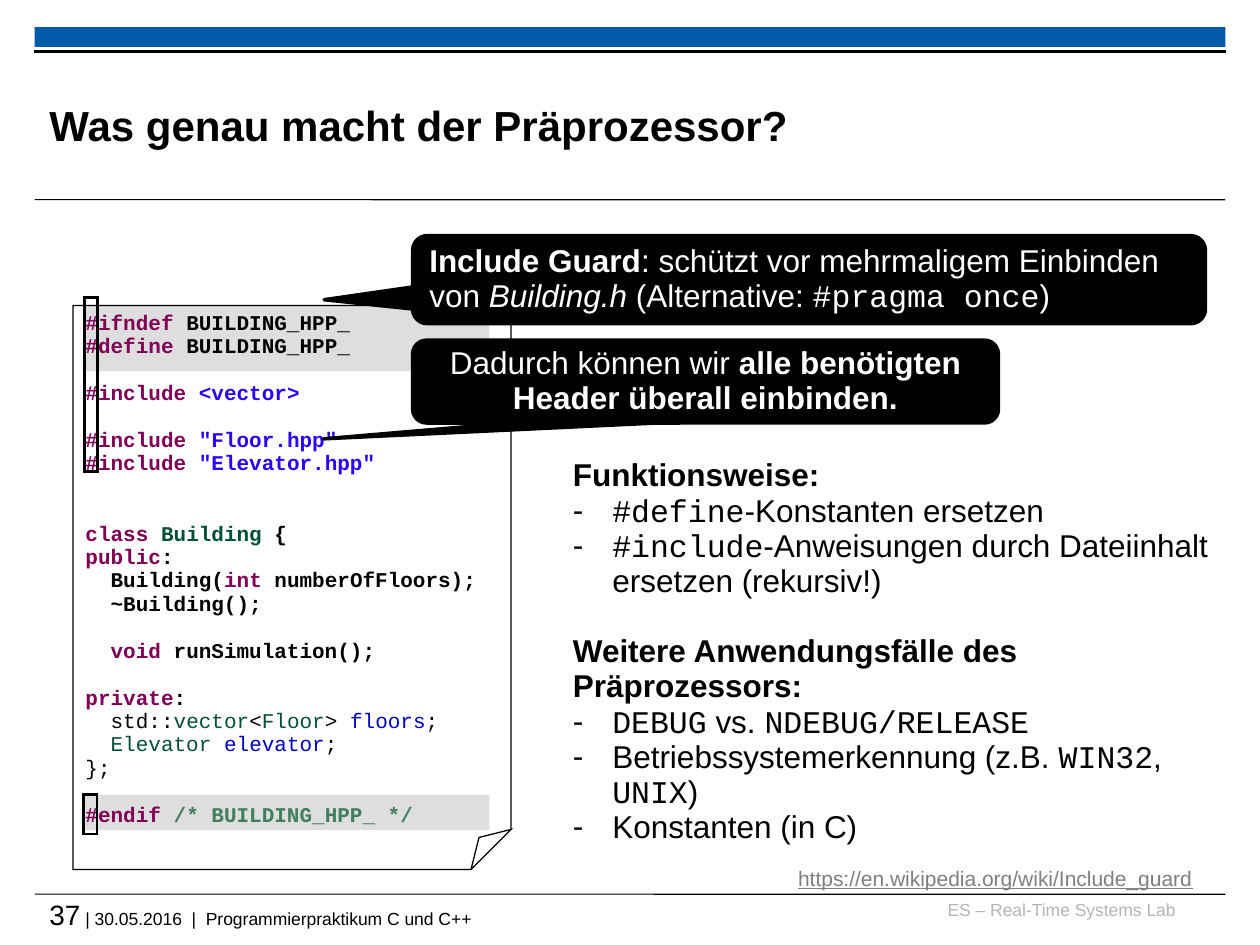
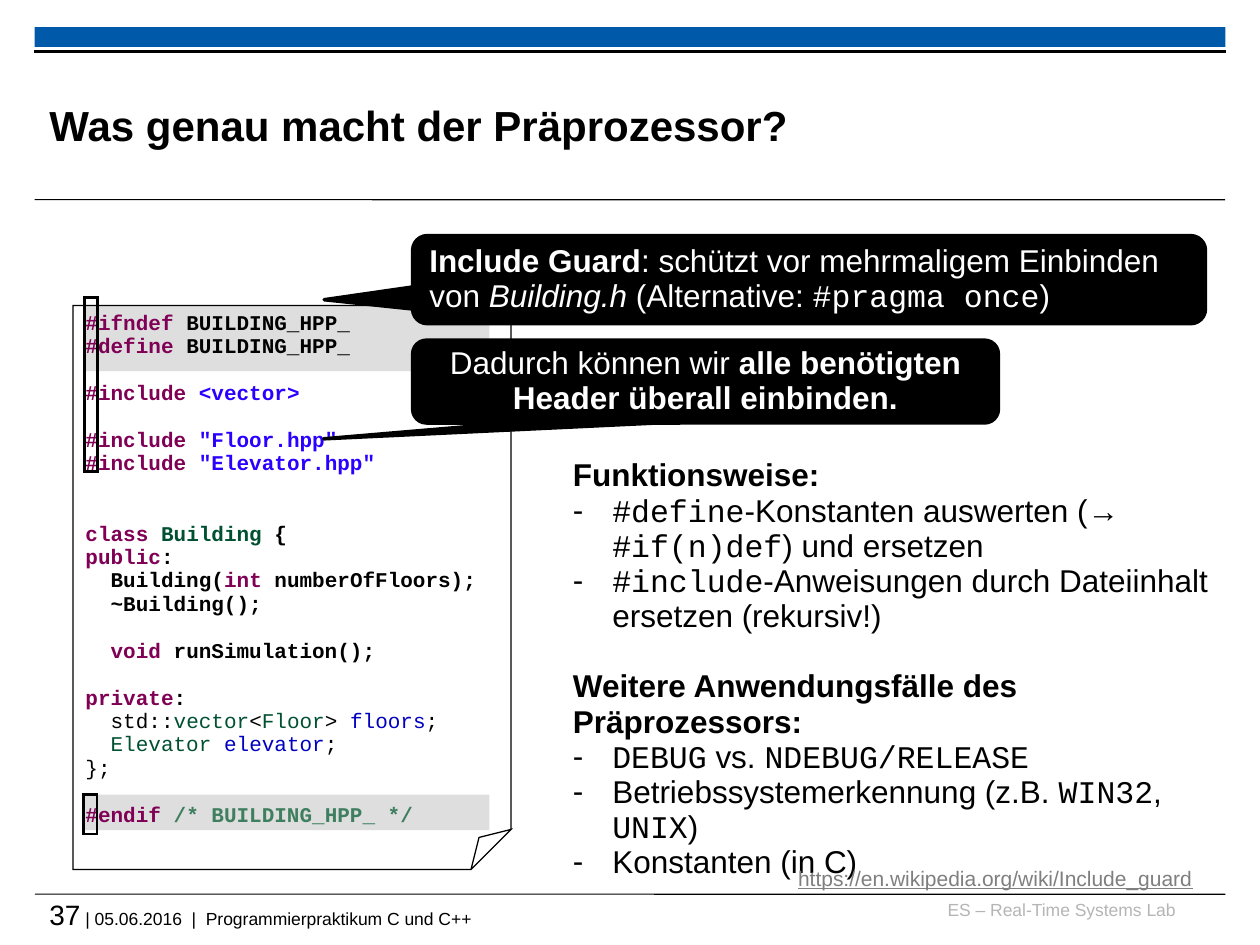
Before and after one commit to h82k/tud-cppp, a slide deck: slide 37 of cppp_lecture.pptx. Drawn at 1260x945 pixels with LibreOffice and Linux fonts; fonts in the diff are those of the drawing; background and template pictures are left out. Boxes give left, top, right and bottom in pixels: in the first picture for what was removed or moved away, otherwise in the second. Text is boxed around its words. In the diff, an @@ line names an element or a change of style, - is before the commit and + after.

```diff
--- a/cppp_lecture.pptx
+++ b/cppp_lecture.pptx
@@ text at (x1=612, y1=499, x2=1068, y2=564): text changed @@
-– #define-Konstanten ersetzen
+– #define-Konstanten auswerten (→ #if(n)def) und ersetzen
@@ text at (x1=49, y1=905, x2=471, y2=929): text changed @@
-37 | 30.05.2016 | Programmierpraktikum C und C++
+37 | 05.06.2016 | Programmierpraktikum C und C++
```
Also in this commit, not shown: 2 slides added.
